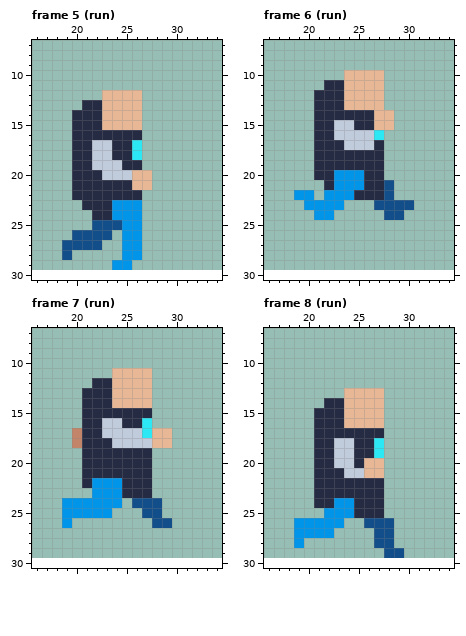
Edited in one commit: pixel-art file (src/art/player.aseprite). This is how it looked before the edit.
50x30 pixels, 9 frames. Shown: frame 5 (run): x 16..34, y 7..30; frame 6 (run): x 16..34, y 7..30; frame 7 (run): x 16..34, y 7..30; frame 8 (run): x 16..34, y 7..30. The old version is drawn lined up with the new one, on the new canvas. The commit also changed other frames, which this record leaves out.
After:
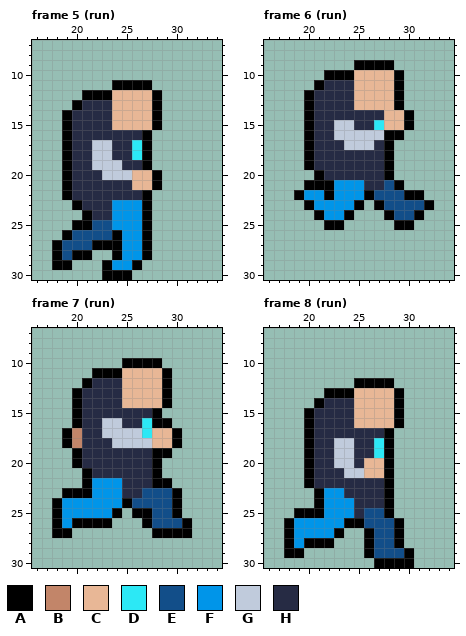
Palette (. is transparent): A #000000  B #c28569  C #e8b796  D #2ce8f5  E #124e89  F #0095e9  G #c0cbdc  H #262b44
The author wrote: * update player art * tweak game logic
Edits made:
canvas 50x30 -> 50x31
--- frame 5 (run)
@@ x 16..34 @@
 10 ...................
-11 ...................
-12 .......CCCC........
-13 .....HHCCCC........
-14 ....HHHCCCC........
-15 ....HHHCCCC........
-16 ....HHHHHHH........
-17 ....HHGGHHD........
-18 ....HHGGHHD........
-19 ....HHGGGHH........
-20 ....HHHGGGCC.......
-21 ....HHHHHHCC.......
-22 ....HHHHHHH........
-23 .....HHHFFF........
-24 ......HHFFF........
-25 ......EEEFF........
-26 ....EEEE.FF........
-27 ...EEEE..FF........
-28 ...E.....FF........
-29 ........FF.........
-30 ...................
+11 ........AAAA.......
+12 .....AAACCCCA......
+13 ....AHHHCCCCA......
+14 ...AHHHHCCCCA......
+15 ...AHHHHCCCCA......
+16 ...AHHHHHHHA.......
+17 ...AHHGGHHDA.......
+18 ...AHHGGHHDA.......
+19 ...AHHGGGHHA.......
+20 ...AHHHGGGCCA......
+21 ...AHHHHHHCCA......
+22 ...AHHHHHHHA.......
+23 ....AHHHFFFA.......
+24 .....AHHFFFA.......
+25 ....AAEEFFFA.......
+26 ...AEEEEAFFA.......
+27 ..AEEEAAAFFA.......
+28 ..AEAA..AFFA.......
+29 ..AA...AFFA........
+30 .......AAA.........
--- frame 6 (run)
@@ x 16..34 @@
  8 ...................
- 9 ...................
-10 ........CCCC.......
-11 ......HHCCCC.......
-12 .....HHHCCCC.......
-13 .....HHHCCCC.......
-14 .....HHHHHHCC......
-15 .....HHGGHHCC......
-16 .....HHGGGGD.......
-17 .....HHHGGGH.......
-18 .....HHHHHHH.......
-19 .....HHHHHHH.......
-20 .....HHFFFHH.......
-21 ......HFFFHHE......
-22 ...FF.FFFHHHE......
-23 ....FFFF...EEEE....
-24 .....FF.....EE.....
-25 ...................
+ 9 .........AAAA......
+10 ......AAACCCCA.....
+11 .....AHHHCCCCA.....
+12 ....AHHHHCCCCA.....
+13 ....AHHHHCCCCA.....
+14 ....AHHHHHHHCCA....
+15 ....AHHGGHHDCCA....
+16 ....AHHGGGGGAA.....
+17 ....AHHHGGGHA......
+18 ....AHHHHHHHA......
+19 ....AHHHHHHHA......
+20 .....AHHHHHHA......
+21 ....AAAFFFHHEA.....
+22 ...AFFAFFFAEEEAA...
+23 ....AFFFFA.AEEEEA..
+24 .....AFFA...AEEA...
+25 ......AA.....AA....
 26 ...................
--- frame 7 (run)
@@ x 16..34 @@
  9 ...................
-10 ...................
-11 ........CCCC.......
-12 ......HHCCCC.......
-13 .....HHHCCCC.......
-14 .....HHHCCCC.......
-15 .....HHHHHHH.......
-16 .....HHGGHHD.......
-17 ....BHHGGGGDCC.....
-18 ....BHHHGGGGCC.....
-19 .....HHHHHHH.......
-20 .....HHHHHHH.......
-21 .....HHHHHHH.......
-22 .....HFFFHHH.......
-23 ......FFFHHH.......
-24 ...FFFFFF.EEE......
-25 ...FFFFF...EE......
-26 ...F........EE.....
-27 ...................
+10 .........AAAA......
+11 ......AAACCCCA.....
+12 .....AHHHCCCCA.....
+13 ....AHHHHCCCCA.....
+14 ....AHHHHCCCCA.....
+15 ....AHHHHHHHA......
+16 ....AHHGGHHDAA.....
+17 ...ABHHGGGGDCCA....
+18 ...ABHHHGGGGCCA....
+19 ....AHHHHHHHAA.....
+20 ....AHHHHHHHA......
+21 .....AHHHHHHA......
+22 .....AFFFHHHAA.....
+23 ...AAAFFFHHEEEA....
+24 ..AFFFFFFAEEEEA....
+25 ..AFFFFFA.AAEEA....
+26 ..AFAAAA...AEEEA...
+27 ..AA........AAAA...
 28 ...................
--- frame 8 (run)
@@ x 16..34 @@
 11 ...................
-12 ...................
-13 ........CCCC.......
-14 ......HHCCCC.......
-15 .....HHHCCCC.......
-16 .....HHHCCCC.......
-17 .....HHHHHHH.......
-18 .....HHGGHHD.......
-19 .....HHGGHHD.......
-20 .....HHGGHCC.......
-21 .....HHHGGCC.......
-22 .....HHHHHHH.......
-23 .....HHHHHHH.......
-24 .....HHFFHHH.......
-25 ......FFFHHH.......
-26 ...FFFFF..EEE......
-27 ...FFFF....EE......
-28 ...F.......EE......
-29 ............EE.....
-30 ...................
+12 .........AAAA......
+13 ......AAACCCCA.....
+14 .....AHHHCCCCA.....
+15 ....AHHHHCCCCA.....
+16 ....AHHHHCCCCA.....
+17 ....AHHHHHHHA......
+18 ....AHHGGHHDA......
+19 ....AHHGGHHDA......
+20 ....AHHGGHCCA......
+21 ....AHHHGGCCA......
+22 ....AHHHHHHHA......
+23 .....AFFHHHHA......
+24 .....AFFFHHHA......
+25 ...AAAFFFHEEA......
+26 ..AFFFFFAAEEEA.....
+27 ..AFFFFA..AEEA.....
+28 ..AFAAA...AEEA.....
+29 ..AA......AEEEA....
+30 ...........AAAA....
Changed places in both pictures, as pixel boxes (x1, y1, x2, y2):
changed: (52, 80, 162, 280)
changed: (294, 60, 434, 230)
changed: (52, 358, 192, 538)
changed: (284, 378, 414, 568)
